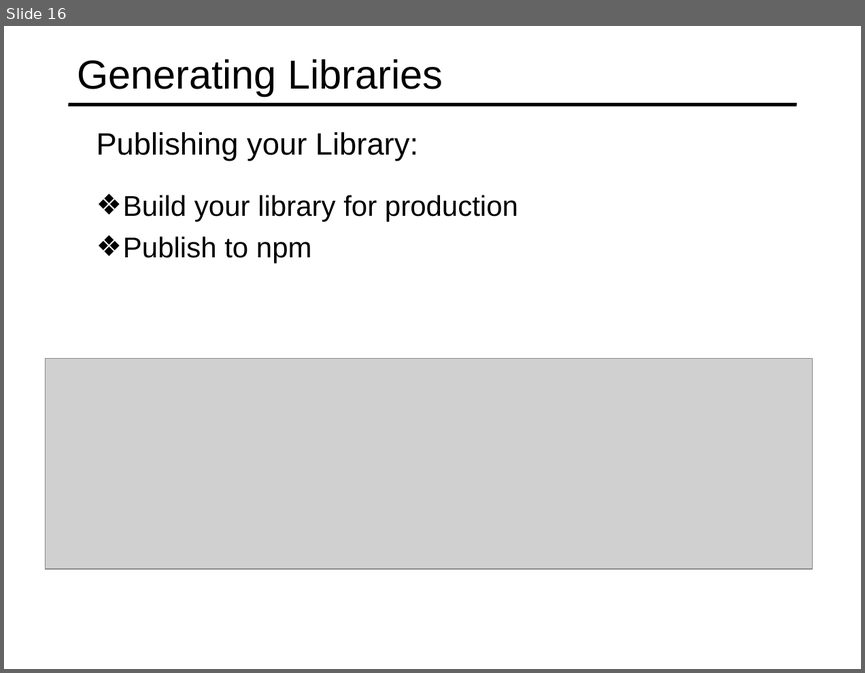
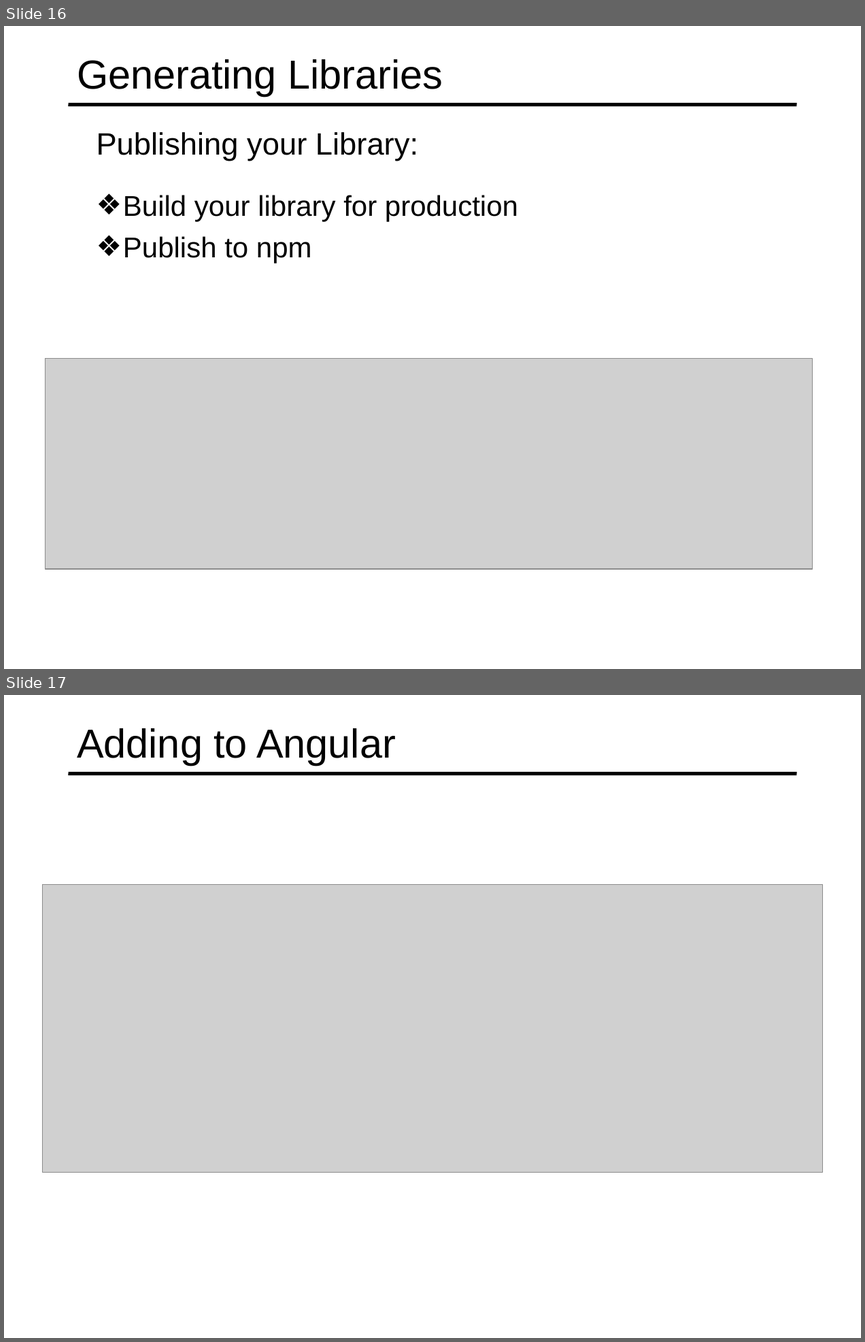
Before and after one commit to specter01wj/Jago_Link_Training, a slide deck: Angular/Angular7/Angular CLI/8.Tooling Features/L8_Tooling Features.ppt. Shown one above the other, each under a label of ours: slide 16 before the commit, slides 16 and 17 after it. The pictures are 865x673 and 865x1342 pixels, drawn with LibreOffice and Linux fonts; fonts in the diff are those of the drawing; grey boxes stand for pictures. Boxes give left, top, right and bottom in pixels: in the first picture for what was removed or moved away, otherwise in the second. Text is boxed around its words. In the diff, an @@ line names an element or a change of style, - is before the commit and + after.

Commit message:
09/05/2019 v1

```diff
--- a/Angular/Angular7/Angular CLI/8.Tooling Features/L8_Tooling Features.ppt
+++ b/Angular/Angular7/Angular CLI/8.Tooling Features/L8_Tooling Features.ppt
@@ slide 17 added at [4,695,861,1338], background #FFFFFF; not listed: 1 template element that a slide beside it also shows @@
@@ title added at [77,728,396,764], 34 pt, text #000000 @@
+Adding to Angular
@@ picture added at [43,884,822,1172] @@
```
Also in this commit, not shown: 1 slide changed, 1 other slide added.
